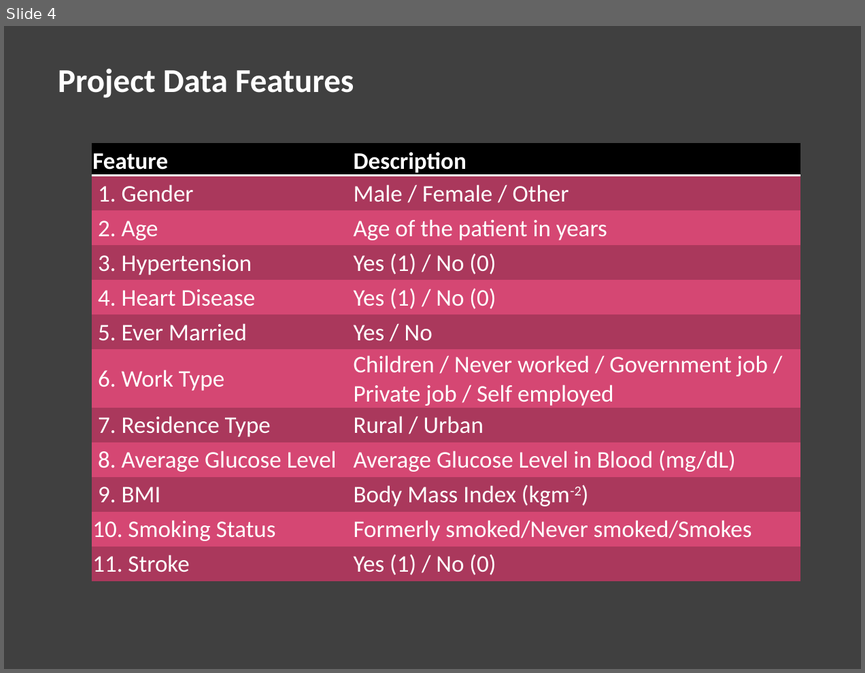
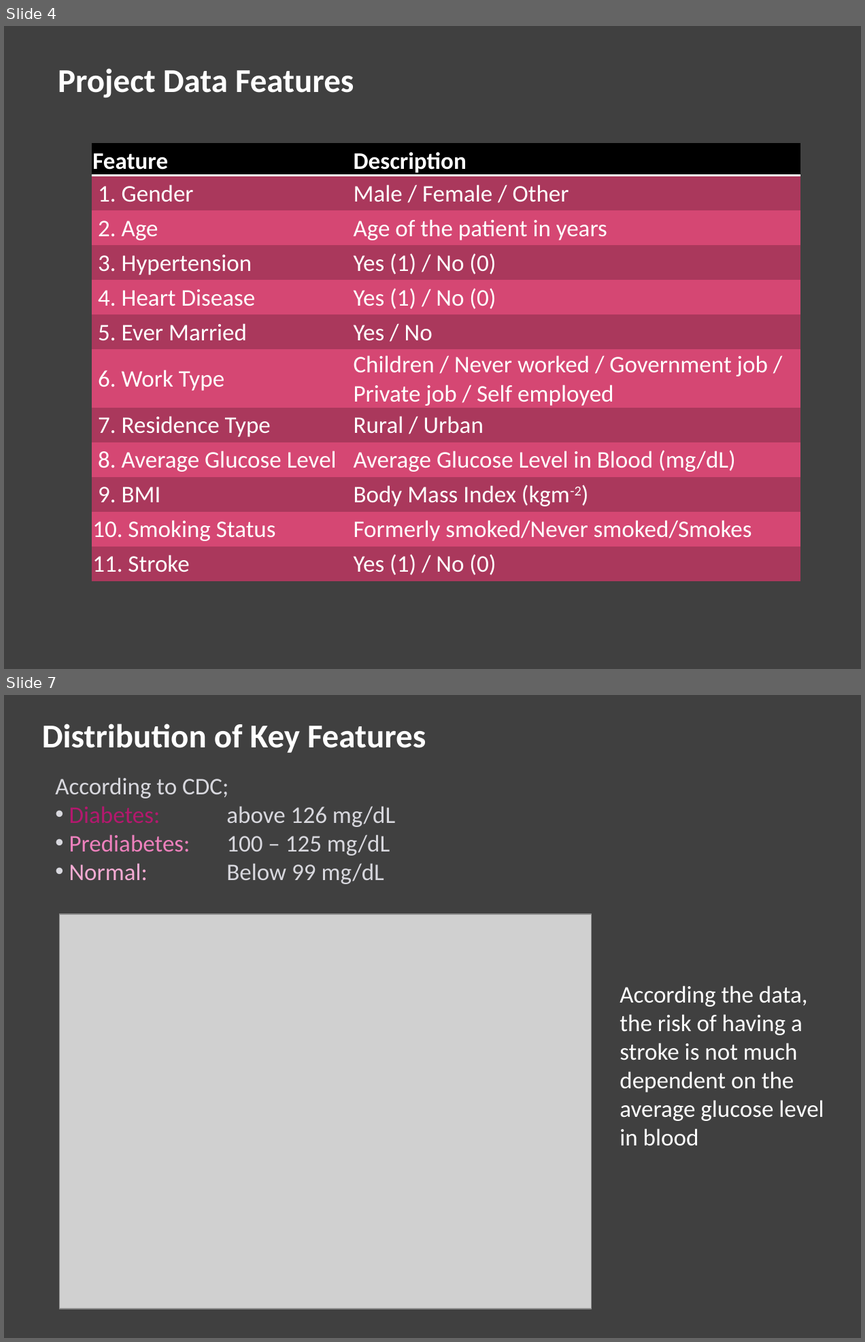
Before and after one commit to sheha919/Stroke_Prediction, a slide deck: stroke_pred_presentation.pptx. Shown one above the other, each under a label of ours: slide 4 before the commit, slides 4 and 7 after it; the slides between them are not shown. The pictures are 865x673 and 865x1342 pixels, drawn with LibreOffice and Linux fonts; fonts in the diff are those of the drawing; grey boxes stand for pictures. Boxes give left, top, right and bottom in pixels: in the first picture for what was removed or moved away, otherwise in the second. Text is boxed around its words. In the diff, an @@ line names an element or a change of style, - is before the commit and + after.

```diff
--- a/stroke_pred_presentation.pptx
+++ b/stroke_pred_presentation.pptx
@@ slide 7 added at [4, 695, 861, 1338], background #404040 @@
@@ text added at [42, 724, 426, 753], 28 pt, text #FFFFFF, bold @@
+Distribution of Key Features
@@ text added at [55, 777, 395, 884], 20 pt, text #D8D8DE @@
+According to CDC;
+• Diabetes: above 126 mg/dL
+• Prediabetes: 100 – 125 mg/dL
+• Normal: Below 99 mg/dL
@@ picture added at [60, 915, 592, 1308] @@
@@ text added at [619, 985, 823, 1145], 20 pt, text #FFFFFF @@
+According the data, the risk of having a stroke is not much dependent on the average glucose level in blood
```
Also in this commit, not shown: 3 slides changed, 7 other slides added, 3 slides removed.
